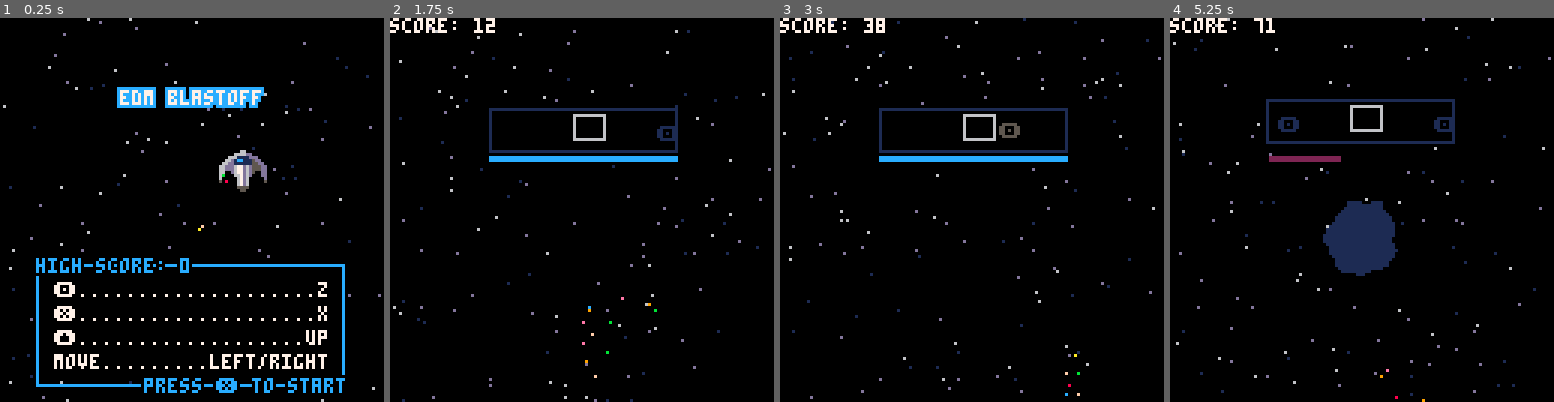
Above: before the commit, frames 1-4 (left to right).
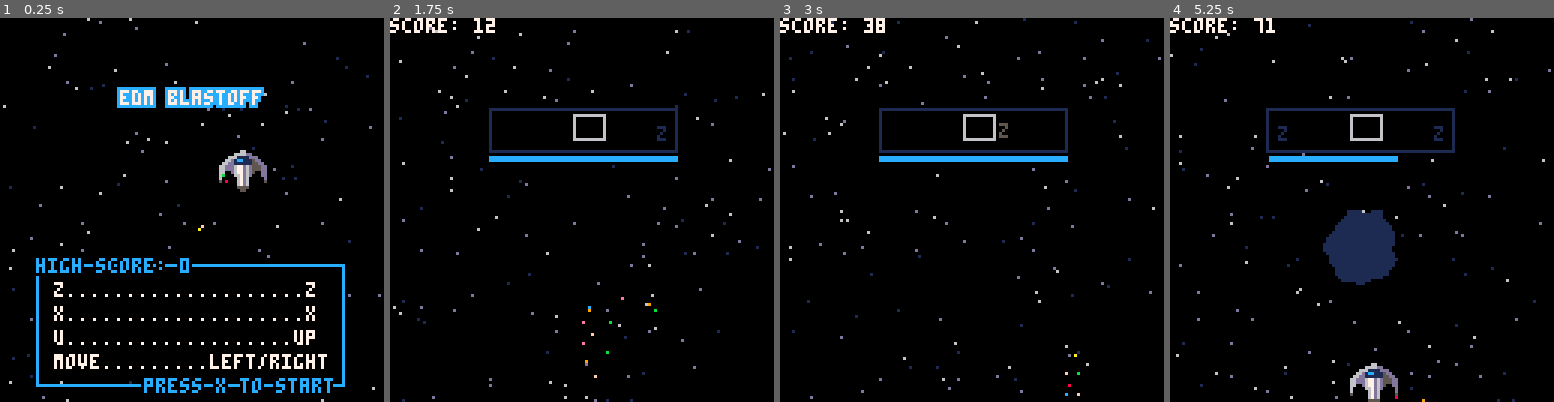
Above: after the commit, the same moments.

Repository: ryanford/EDM-Blastoff
Game: PICO-8 cartridge rhythm-game.p8
The game is run twice, just before and just after one commit, with the same random seed, the same clock (stepped at 60 frames per second) and the same inputs.
Inputs:
- Up to frame 1 (0.25 s): no input
- Up to frame 2 (1.75 s): tap X (X key) at 0.33, 1.07 s; tap O (Z key) at 0.7, 1.7 s; hold Right from 1.6 s (still down)
- Up to frame 3 (3 s): tap X (X key) at 1.85, 2.97 s; release Right at 2.1 s; tap O (Z key) at 2.1, 2.5, 2.9 s; hold Up 2.15-2.42 s; hold Right from 2.47 s (still down)
- Up to frame 4 (5.25 s): release Right at 3.03 s; hold Left 3.08-3.58 s; tap O (Z key) every 0.4 s from 3.3 to 4.9 s; hold Right 4.02-4.68 s; tap X (X key) at 4.08, 5.2 s; hold Up 4.73-5.03 s; hold Left from 5.08 s (still down)

The runs differ from the first frame. In frame 1, 1.3% of the frame differs, in the area x 14-90%, y 68-98%; in frame 2, 0.1%; in frame 3, 0.1%; in frame 4, 5.7%, in the area x 0-100%, y 0-100%.

Commit message:
Fix double tap, debug logging

Diff:
--- a/rhythm-game.p8
+++ b/rhythm-game.p8
@@ -2,8 +2,6 @@
 version 8
 __lua__
 cartdata("edmblastoff")
--- uncomment this shit to get a new high score everytime
--- dset(0,0)
 function _init()
   highscore = dget(0)
   state={}
@@ -42,7 +40,6 @@
   score=0
   streak=0
   active=false
-  -- these defaults below will get removed when menu is made
   state.update=state.update or intro_update
   state.draw=state.draw or intro_draw
   timeout=0
@@ -67,7 +64,7 @@
   time_now=time()
   dt=0
   step=0
-  keys = {" ","🅾️","❎","⬆️"}
+  keys = {" ","z","x","u"}
   pattern_step = 0
   music_track = 0
 end
@@ -100,7 +97,7 @@
   draw_instructions()
   print_outline("high score: "..highscore,12,80,0,12)
   print_outline("edm blastoff",40,24,12,7)
-  print_outline("press ❎ to start",48,120,0,12)
+  print_outline("press x to start",48,120,0,12)
   draw_ship()
 end
 
@@ -183,7 +180,6 @@
 function gameover_draw()
   cls()
   draw_stars()
-  print(step)
   print_outline("game over",28,56,7,0)
   if new_highscore then
     if step % 32 == 8 then
@@ -196,7 +192,8 @@
     print("high score: "..highscore,28,80,7)
   end
   if timeout>1 then
-    print_outline("press ❎ to restart",28,92,7,0)
+    print_outline("press x to restart",28,92,7,0)
+    print_outline("press x to restart",28,92,7,0)
   end
   draw_fireworks()
 end
@@ -236,9 +233,9 @@
 function draw_instructions()
   rectfill(12,82,114,120,0)
   rect(12,82,114,122,12)
-  print("🅾️....................z", 18,88, 7)
-  print("❎....................x", 18,96, 7)
-  print("⬆️...................up", 18,104, 7)
+  print("z....................z", 18,88, 7)
+  print("x....................x", 18,96, 7)
+  print("u...................up", 18,104, 7)
   print("move.........left/right", 18,112, 7)
 
 end
@@ -484,10 +481,10 @@
 function distance_between(x1,y1,x2,y2)
   return sqrt((y2-y1)^2+(x2-x1)^2)
 end
-
+last_input=0
 function pattern_input()
   current_step = pattern[pattern_step + 1]
-  if btnp(4) then
+  if btnp(4) and last_input~=pattern_step then
     if current_step == 2 then
       local sounds = {10, 14, 15}
       if music_track == 1 then
@@ -501,8 +498,9 @@
     end
     button_pressed = true
     btn_timer = time_now  + .5
-  end
-  if btnp(5) then
+    last_input=pattern_step
+  end
+  if btnp(5) and last_input~=pattern_step then
     if current_step == 3 then
       local sounds = {11, 13}
       if music_track == 1 then
@@ -516,8 +514,9 @@
     end
     button_pressed = true
     btn_timer = time_now + .5
-  end
-  if btnp(2) then
+    last_input=pattern_step
+  end
+  if btnp(2) and last_input~=pattern_step then
     if current_step == 4 then
       local sounds = {16}
       if music_track == 1 then
@@ -531,6 +530,7 @@
     end
     button_pressed = true
     btn_timer = time_now  + .5
+    last_input=pattern_step
   end
   p.power = min(p.power,3)
 end
